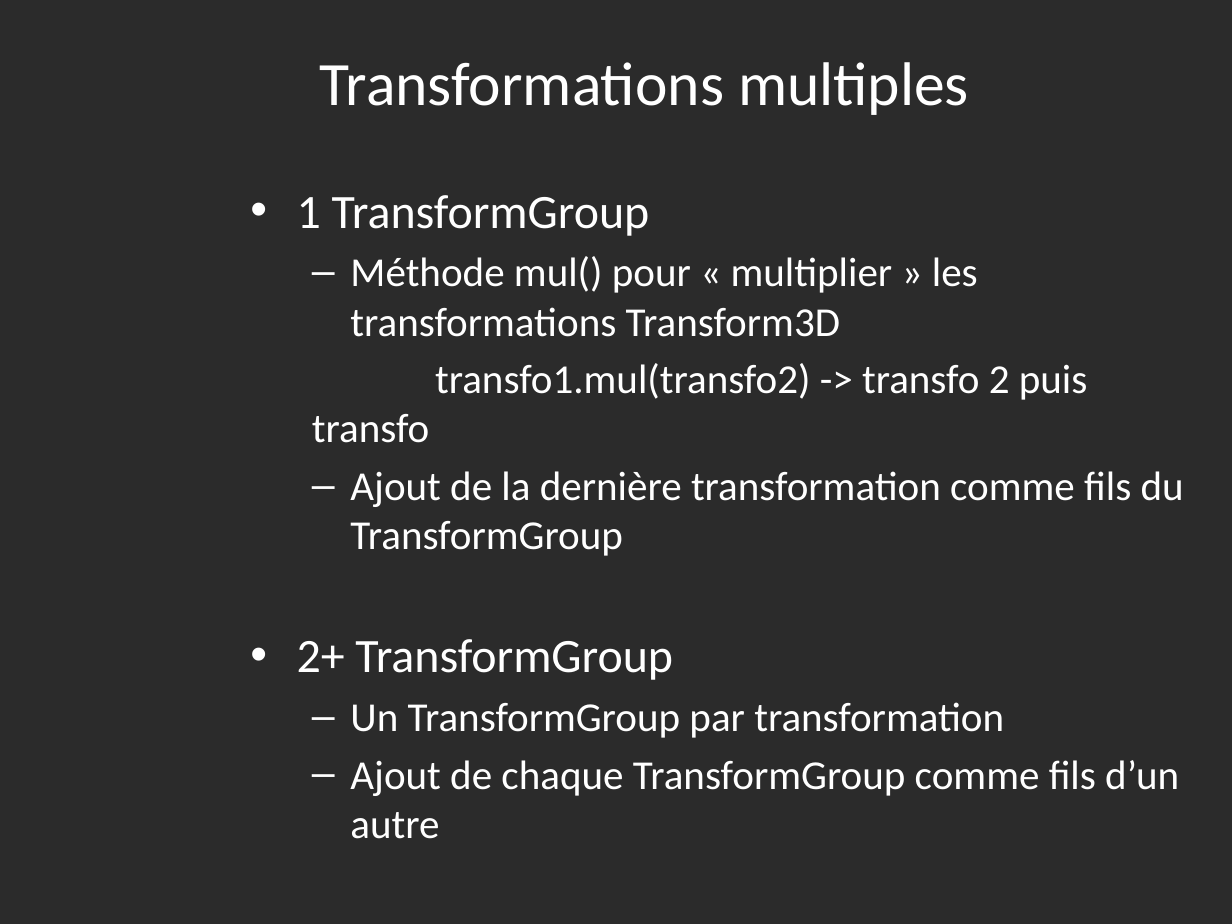
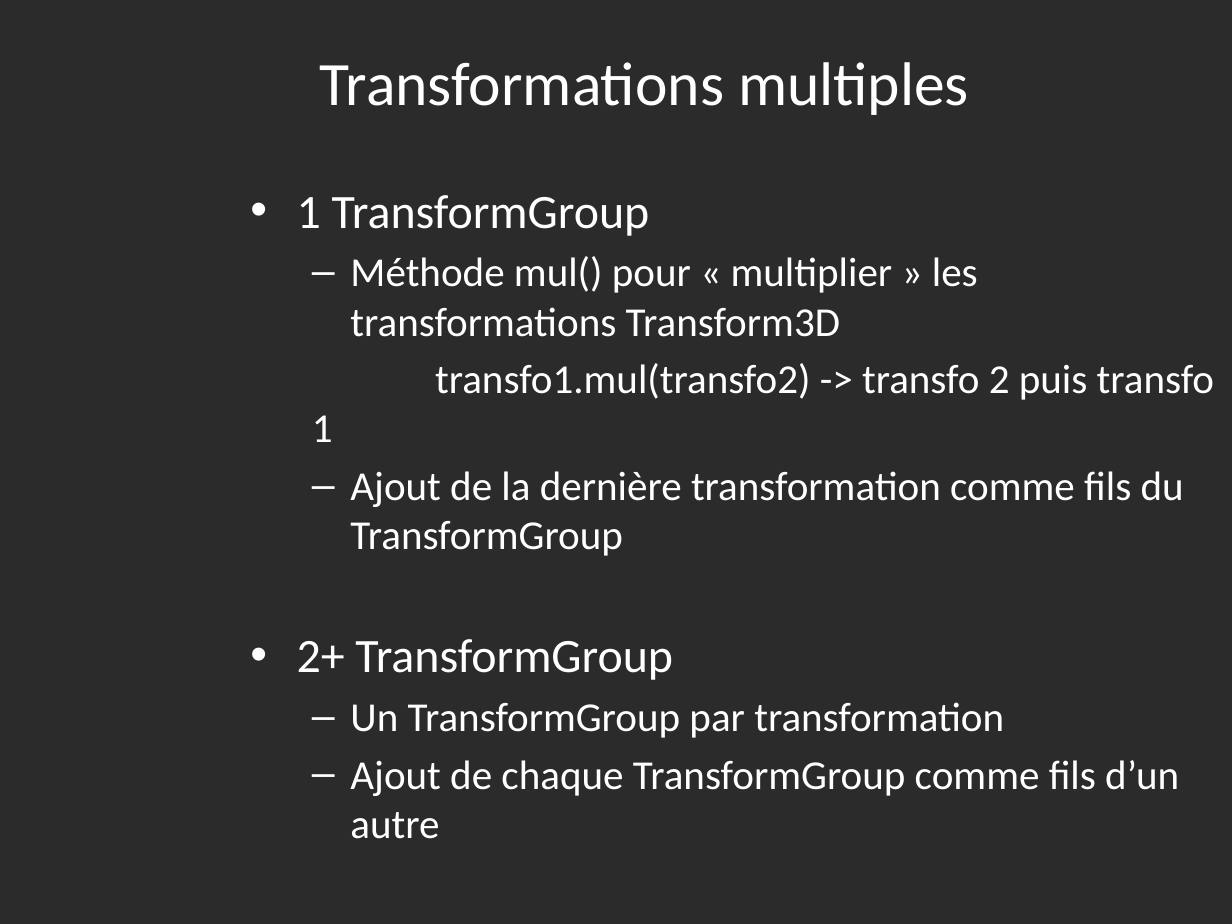
Before and after one commit to IlsanS/Math3D, a slide deck: slide 23 of powerpoint/Présentation1_merge_Ben.pptx. Drawn at 1232x924 pixels with LibreOffice and Linux fonts; fonts in the diff are those of the drawing; background and template pictures are left out; a plain dark background stands for a picture behind light text. Boxes give left, top, right and bottom in pixels: in the first picture for what was removed or moved away, otherwise in the second. Text is boxed around its words. In the diff, an @@ line names an element or a change of style, - is before the commit and + after.

```diff
--- a/powerpoint/Présentation1_merge_Ben.pptx
+++ b/powerpoint/Présentation1_merge_Ben.pptx
@@ text at (x1=312, y1=363, x2=1214, y2=442): text changed @@
-  transfo1.mul(transfo2) -> transfo 2 puis transfo
+  transfo1.mul(transfo2) -> transfo 2 puis transfo 1
```
Also in this commit, not shown: 4 slides added, 1 slide removed, 3 other files.
